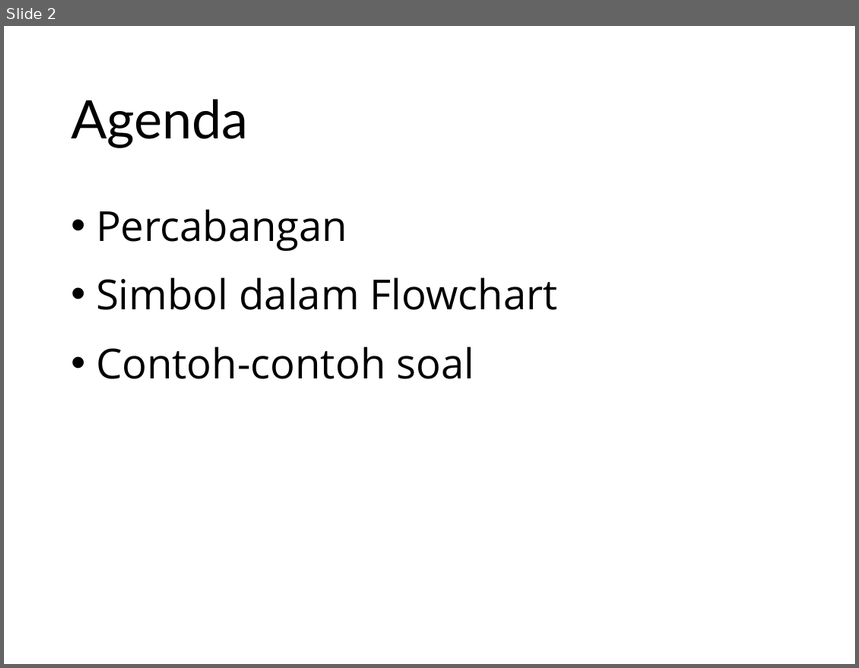
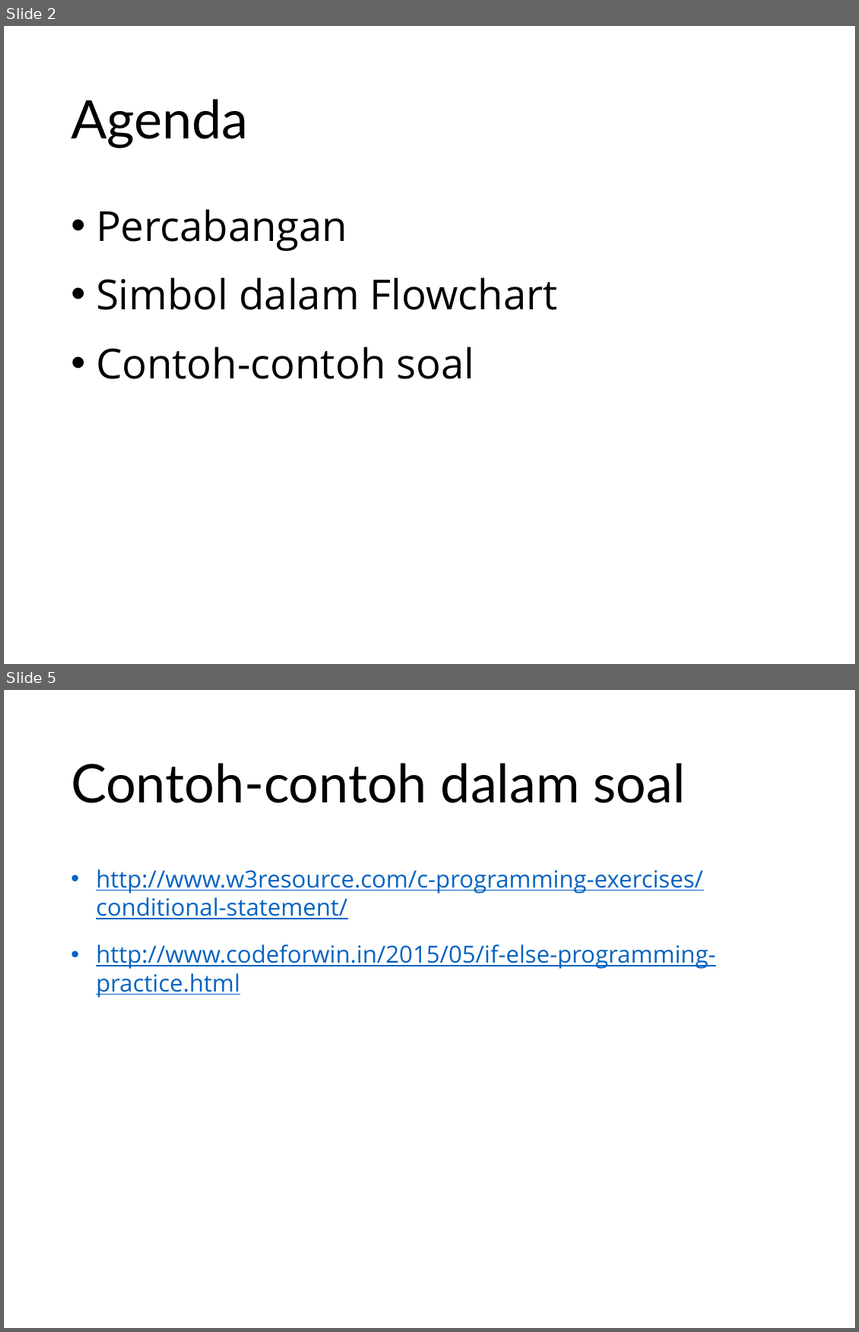
Before and after one commit to munif/alpro-ti, a slide deck: presentations/02. Algoritma dengan Percabangan.pptx. Shown one above the other, each under a label of ours: slide 2 before the commit, slides 2 and 5 after it; the slides between them are not shown. The pictures are 859x668 and 859x1332 pixels, drawn with LibreOffice and Linux fonts; fonts in the diff are those of the drawing. Boxes give left, top, right and bottom in pixels: in the first picture for what was removed or moved away, otherwise in the second. Text is boxed around its words. In the diff, an @@ line names an element or a change of style, - is before the commit and + after.

```diff
--- a/presentations/02. Algoritma dengan Percabangan.pptx
+++ b/presentations/02. Algoritma dengan Percabangan.pptx
@@ slide 5 added at box(4, 690, 855, 1328), background #FFFFFF @@
@@ title added at box(71, 763, 686, 803), 45 pt, text #000000 @@
+Contoh-contoh dalam soal
@@ text added at box(96, 869, 716, 998), 20 pt, text #0563C1, underline @@
+• http://www.w3resource.com/c-programming-exercises/conditional-statement/
+• http://www.codeforwin.in/2015/05/if-else-programming-practice.html
```
Also in this commit, not shown: 2 other slides added, 3 other files.
